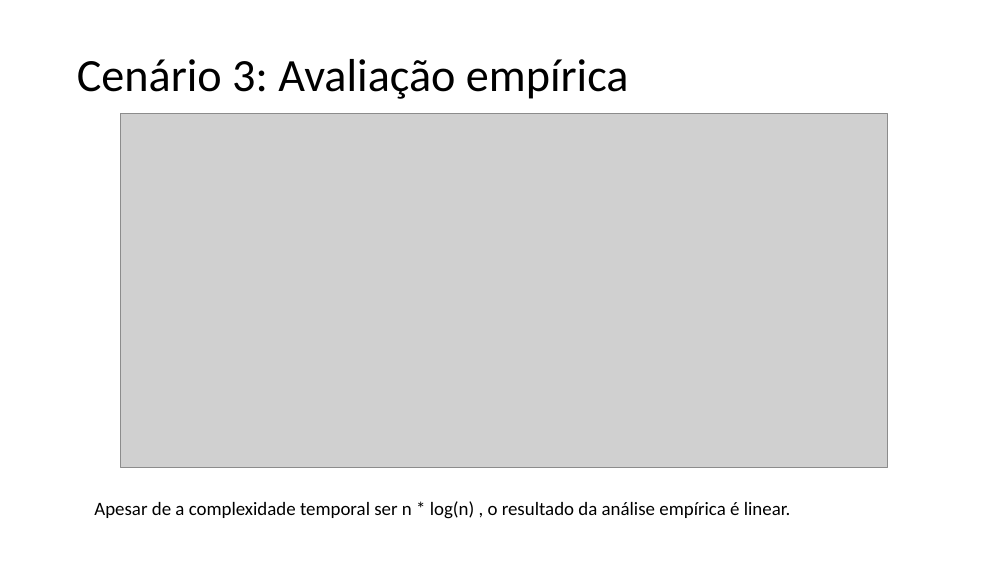
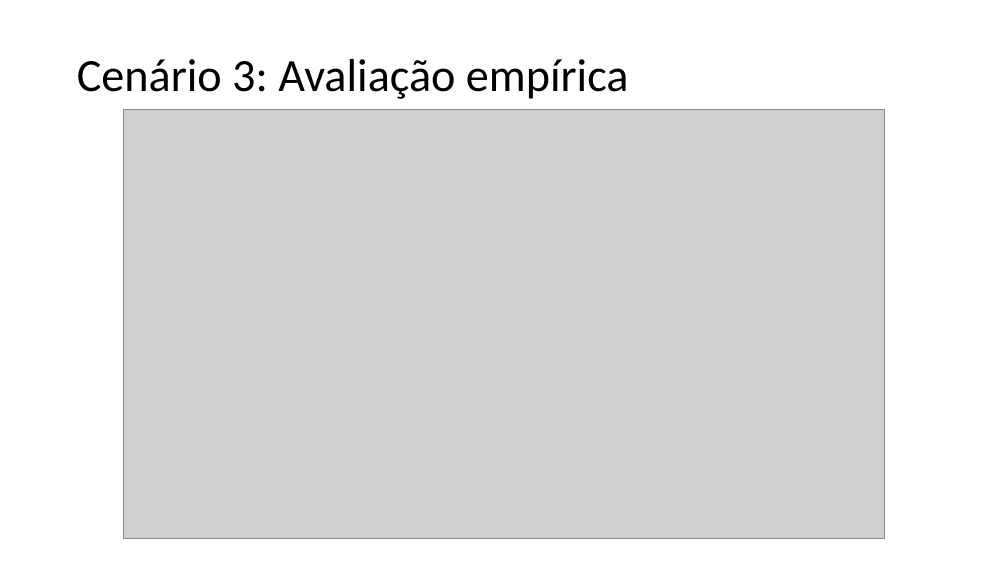
Before and after one commit to afs202005277/UrbanLogisticsOptimizer, a slide deck: slide 14 of Apresentacao.pptx. Drawn at 1008x567 pixels with LibreOffice and Linux fonts; fonts in the diff are those of the drawing; grey boxes stand for pictures. Boxes give left, top, right and bottom in pixels: in the first picture for what was removed or moved away, otherwise in the second. Text is boxed around its words. In the diff, an @@ line names an element or a change of style, - is before the commit and + after.

```diff
--- a/Apresentacao.pptx
+++ b/Apresentacao.pptx
@@ picture resized from (x1=121, y1=113, x2=888, y2=468) to (x1=123, y1=110, x2=885, y2=538) @@
@@ text removed at (x1=94, y1=501, x2=790, y2=519) @@
-Apesar de a complexidade temporal ser n * log(n) , o resultado da análise empírica é linear.
```
Also in this commit, not shown: 2 other slides changed, 30 other files.
